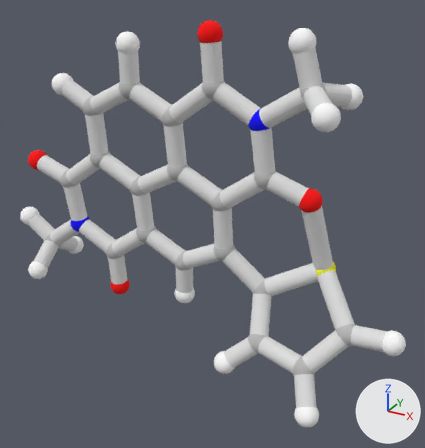
Before and after pictures for a commit that changed the glTF model backend/pndit/Dimethyl_Naphthalene_Dicarboximide_Phi_30_Theta_150_Thiophene/color.glb.
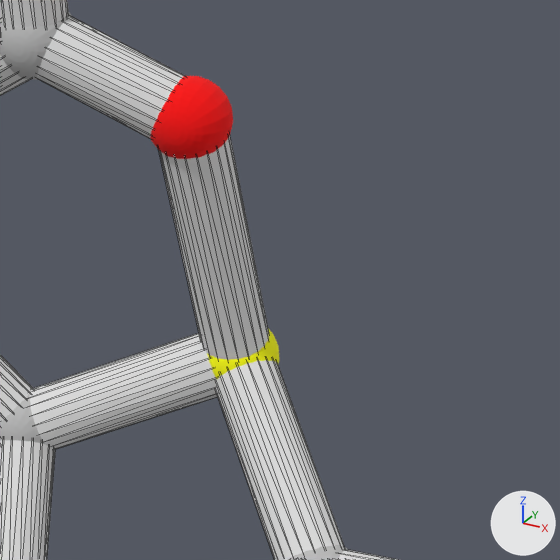
Each version appears first whole from a camera (50 mm lens) standing at (7.62, -12.57, 5.92) and looking at (0.75, -0.06, -0.33), and next in a close-up on the part from 60% to 98% of the width and 37% to 73% of the height. Lighting does not change. The marker at lower right points along +X, +Y and +Z. The close-ups show mesh edges as thin lines. Where no turn or scale is listed for an object, it has been applied to the vertices.

Before the edit, the objects in view are built like this:
```python
me_grp12309 = bpy.data.meshes.new('grp12309')
me_grp12309.from_pydata(...)  # a UV sphere (20 segments, 19 rings, poles along y) spanning x 3.02..3.62, y -0.18..0.42, z 0.44..1.04; a UV sphere (20 segments, 19 rings, poles along y) spanning x 0.44..1.04, y -0.46..0.14, z 4.18..4.77; a UV sphere (20 segments, 19 rings, poles along y) spanning x -2.98..-2.38, y -0.12..0.48, z -3.52..-2.92; a UV sphere (20 segments, 19 rings, poles along y) spanning x -5.54..-4.94, y -0.4..0.2, z 0.23..0.83
me_grp12309.materials.append(mat_mtl12309)  # red #ff0000
me_grp13757 = bpy.data.meshes.new('grp13757')
me_grp13757.from_pydata(...)  # a UV sphere (20 segments, 19 rings, poles along y) spanning x 3.34..3.938, y 0.387..0.987, z -1.584..-0.986
me_grp13757.materials.append(mat_mtl13757)  # yellow #ffff00
me_grp14119 = bpy.data.meshes.new('grp14119')
me_grp14119.from_pydata(...)  # 1760 vertices, 3344 faces; spans x -6.16..5.76, y -1.75..1.12, z -4.28..4.49
me_grp14119.materials.append(mat_mtl14119)  # light grey #e1e1e1
ob_grp12309 = bpy.data.objects.new('grp12309', me_grp12309)
ob_grp12309.location = (0.0, 0.0, 0.0)
ob_grp13757 = bpy.data.objects.new('grp13757', me_grp13757)
ob_grp13757.location = (0.0, 0.0, 0.0)
ob_grp14119 = bpy.data.objects.new('grp14119', me_grp14119)
ob_grp14119.location = (0.0, 0.0, 0.0)
# also in view: 'grp1' at (-0.24, -0.33, 0.02)
```
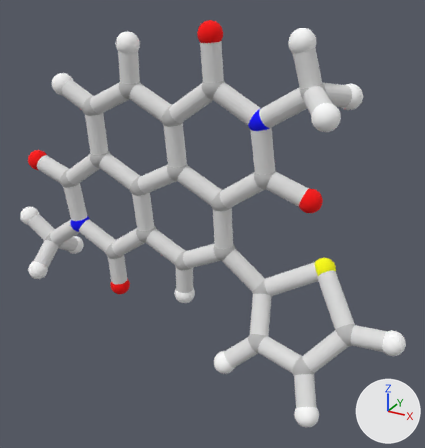
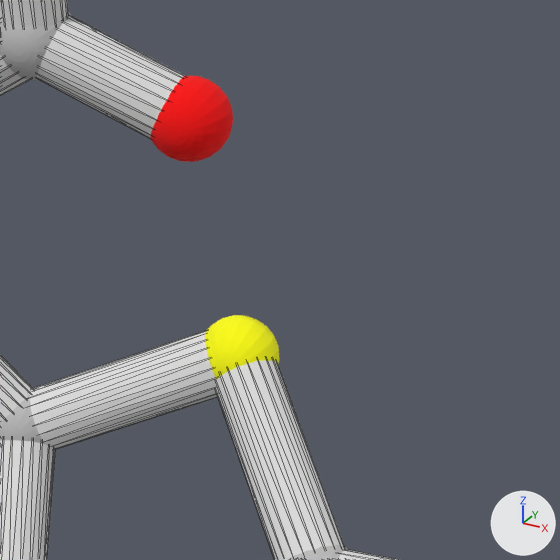
Location of each change, (x1, y1, x2, y2) in pixels of the close-ups (560 x 560 px):
part 1 of me_grp14119, deleted: before (159, 136, 269, 360)
'grp13757', unchanged, uncovered by the edit: before (207, 328, 279, 379); after (205, 315, 279, 379)

What the commit changed:
me_grp14119 has 1760 vertices, 3344 faces and spans x -6.16..5.76, y -1.75..1.12, z -4.28..4.49.
me_grp14119 is used by ob_grp14119; location (0.0, 0.0, 0.0).
me_grp14119 part 1: the loose piece of 40 vertices spanning x 3.07..3.88, y -0.12..0.93, z -1.36..0.82 is deleted.
